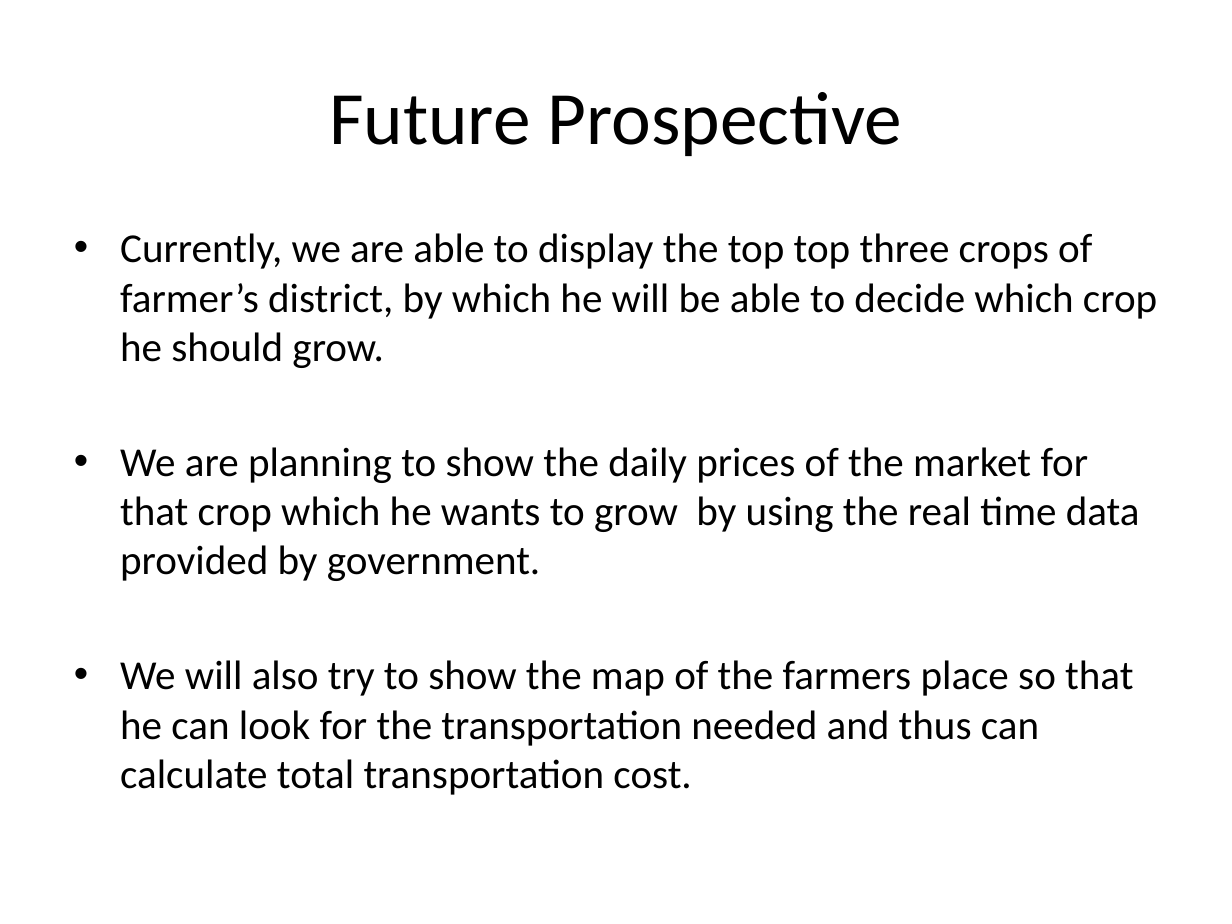
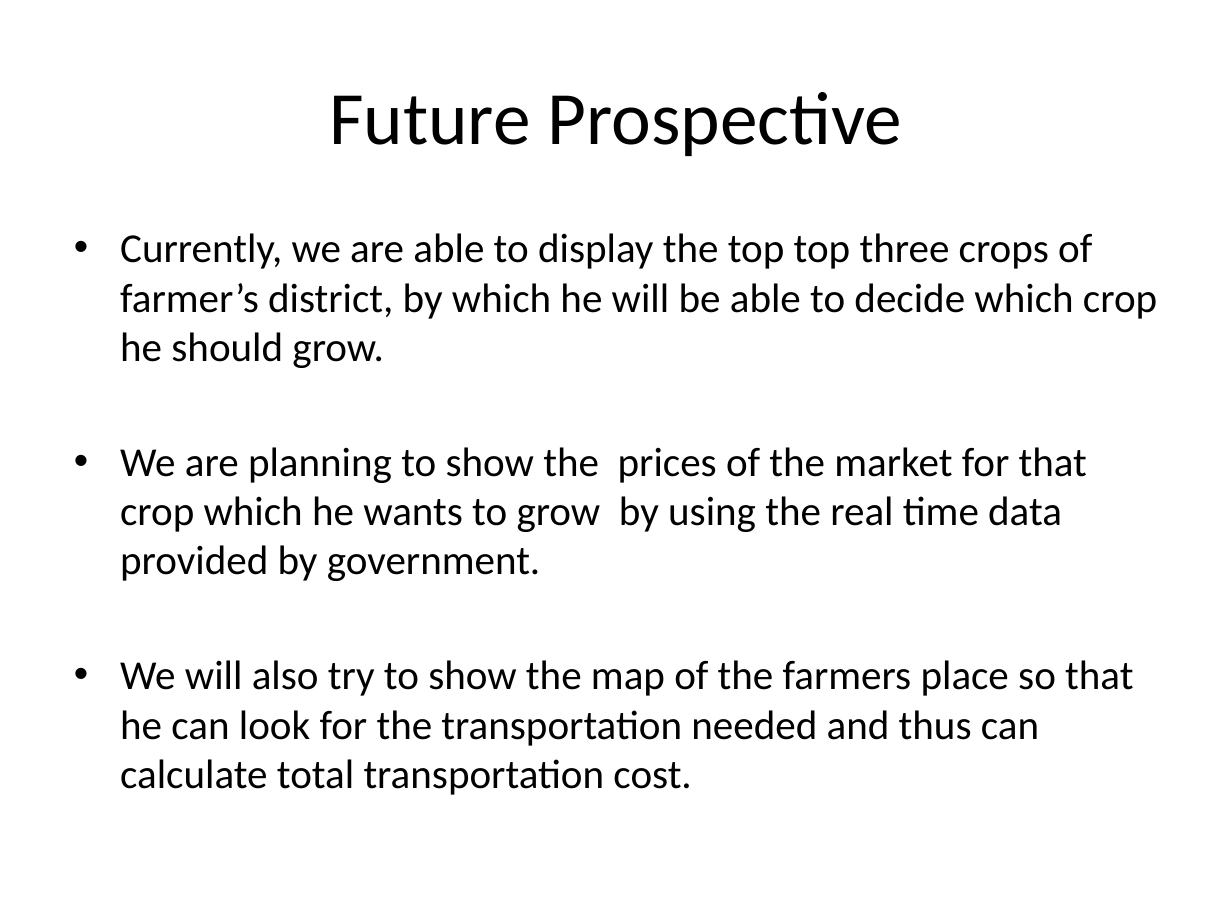
Before and after one commit to THE-VR7/Big-Data-CROP-ANALYSIS, a slide deck: slide 11 of BigDataPpt.pptx. Drawn at 1232x924 pixels with LibreOffice and Linux fonts; fonts in the diff are those of the drawing. Boxes give left, top, right and bottom in pixels: in the first picture for what was removed or moved away, otherwise in the second. Text is boxed around its words. In the diff, an @@ line names an element or a change of style, - is before the commit and + after.

Commit message:
Edited ppt little bit.

```diff
--- a/BigDataPpt.pptx
+++ b/BigDataPpt.pptx
@@ text at <box>120,447,1087,581</box>: text changed @@
-• We are planning to show the daily prices of the market for that crop which he wants to grow by using the real time data provided by government.
+• We are planning to show the prices of the market for that crop which he wants to grow by using the real time data provided by government.
```
Also in this commit, not shown: 1 other slide changed.
